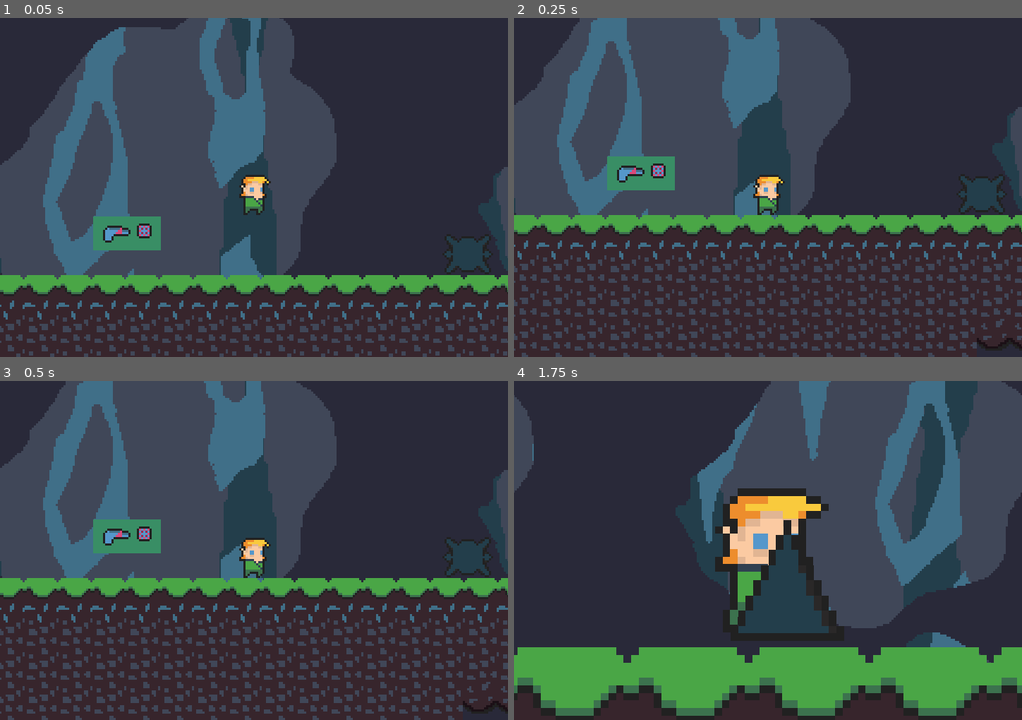
Above: before the commit, frames 1-4 (two rows, left to right).
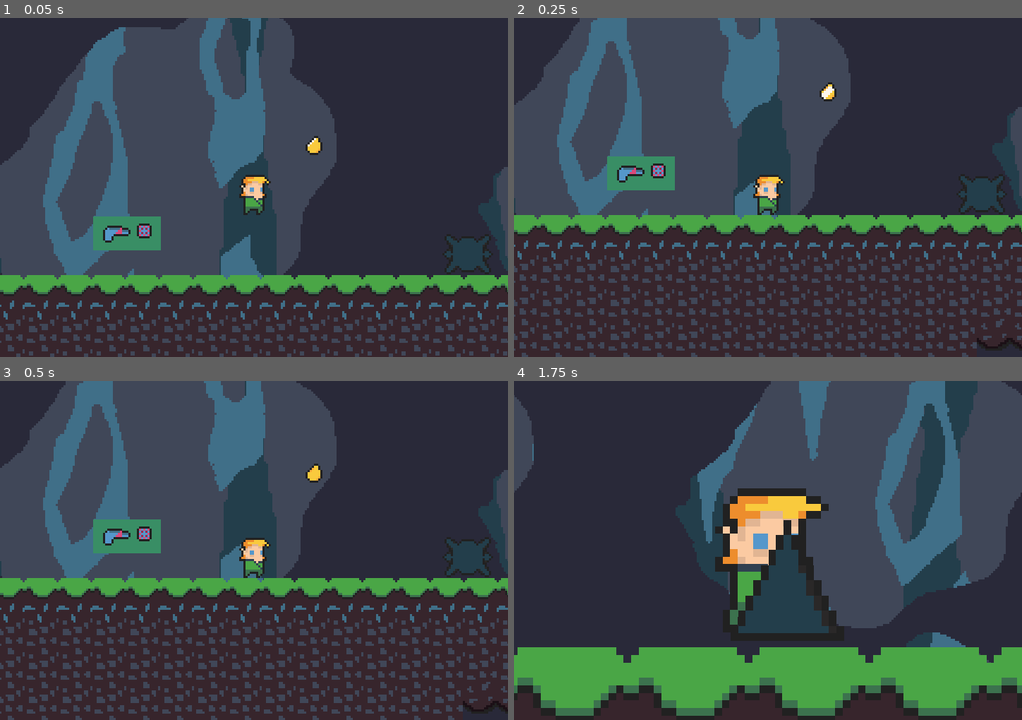
Above: after the commit, the same moments.

Repository: jotson/FantasticJetMan
Game: Godot game, scene res://scenes/General.tscn
The game is run twice, just before and just after one commit, with the same random seed, the same clock (stepped at 60 frames per second) and the same inputs.
Inputs (mouse positions are in pixels of both pictures, inside the frame that each line leads up to):
- Up to frame 1 (0.05 s): no input
- Up to frame 2 (0.25 s): no input
- Up to frame 3 (0.5 s): no input
- Up to frame 4 (1.75 s): move the mouse to (879, 533) at 0.52 s; hold Right (ui_right) from 0.53 s (still down); tap D (confirm_throw) at 0.6 s; tap A (jump) at 0.77, 1.07, 1.52, 1.55 s; click (879, 533) at 0.8 s; move the mouse to (666, 567) at 1.27 s; click (666, 567) at 1.35 s

The runs differ from the first frame. In frame 1, 0.1% of the frame differs, in the area x 60-64%, y 34-41%; in frame 2, 0.1%; in frame 3, 0.1%; in frame 4, nothing differs.

Commit message:
Implement carrying and throwing treasure

Diff:
--- a/project.godot
+++ b/project.godot
@@ -23,7 +23,6 @@
 
 window/size/width=240
 window/size/height=160
-window/size/fullscreen=true
 window/size/test_width=960
 window/size/test_height=640
 window/stretch/mode="2d"
@@ -51,6 +50,11 @@
 "events": [ Object(InputEventKey,"resource_local_to_scene":false,"resource_name":"","device":0,"alt":false,"shift":false,"control":false,"meta":false,"command":false,"pressed":false,"scancode":68,"unicode":0,"echo":false,"script":null)
  ]
 }
+throw_treasure={
+"deadzone": 0.5,
+"events": [ Object(InputEventMouseButton,"resource_local_to_scene":false,"resource_name":"","device":0,"alt":false,"shift":false,"control":false,"meta":false,"command":false,"button_mask":0,"position":Vector2( 0, 0 ),"global_position":Vector2( 0, 0 ),"factor":1.0,"button_index":1,"pressed":false,"doubleclick":false,"script":null)
+ ]
+}
 
 [rendering]
 
--- a/scenes/General.tscn
+++ b/scenes/General.tscn
@@ -7,6 +7,7 @@
 [ext_resource path="res://scenes/obstacles/Spear.tscn" type="PackedScene" id=5]
 [ext_resource path="res://scenes/obstacles/SpikyBall.tscn" type="PackedScene" id=6]
 [ext_resource path="res://assets/charater/TheGun-Sheet-Sheet-Sheet.png" type="Texture" id=7]
+[ext_resource path="res://scenes/player/Treasure.tscn" type="PackedScene" id=8]
 
 [sub_resource type="ConvexPolygonShape2D" id=1]
 points = PoolVector2Array( 0, 0, 16, 0, 16, 16, 0, 16 )
@@ -326,3 +327,5 @@
 
 [node name="GroundSpike" parent="Obstacles" instance=ExtResource( 4 )]
 position = Vector2( 537.893, 587.833 )
+
+[node name="Treasure" parent="." instance=ExtResource( 8 )]
--- /dev/null
+++ b/scenes/Treasure.gd
@@ -0,0 +1,23 @@
+extends RigidBody2D
+
+
+export (Vector2) var force = Vector2(0, 0);
+onready var player;
+onready var anim = $AnimationPlayer
+
+# Called when the node enters the scene tree for the first time.
+func _ready():
+	anim.play('idle')
+
+func throw(direction):
+	print('Got a on throw treasure event')
+	# The direction depends on the player and is either 1 or -1
+	force.x *= direction
+	apply_impulse(Vector2(), force);
+
+func _on_Treasure_body_entered(body):
+	# Player has the method 'pick_up_treasure'
+	if body.has_method('pick_up_treasure'):
+		hide();
+		body.pick_up_treasure()
+		queue_free()
--- a/scenes/player/Player.gd
+++ b/scenes/player/Player.gd
@@ -17,8 +17,13 @@
 onready var current_anim;
 onready var next_anim;
 
+# Treasure Assets
+onready var treasureSprite = get_node("Treasure")
+export (Vector2) var treasure_throw_force = Vector2(0, 0);
+onready var treasureScene = preload("res://scenes/player/Treasure.tscn");
+
 # States
-onready var STATES = ['jump', 'airborne', 'throwing', 'idle', 'running', 'bounce'];
+onready var STATES = ['jump', 'airborne', 'throwing', 'idle', 'running', 'bounce', 'holding_treasure'];
 
 onready var next_state = 'idle';
 onready var current_state = 'idle'; # just to set it to something;
@@ -26,11 +31,7 @@
 onready var is_jumping = false;
 onready var is_throwing = false;
 onready var bounce_in_queue = false;
-
-# Signals
-
-signal start_throwing;
-signal confirm_throw;
+onready var is_carrying_treasure = false;
 
 ### JUMP PAD
 
@@ -72,6 +73,8 @@
 		emit_signal("confirm_throw")
 
 func _physics_process(delta):
+	# throw treasure
+	throw_treasure()
 	# move
 	velocity.x = lerp( velocity.x, 0, ground_deceleration * delta )
 	velocity.y += gravity * delta;
@@ -189,3 +192,20 @@
 
 func get_hurt():
 	next_state = 'game_over';
+
+func pick_up_treasure():
+	treasureSprite.show()
+	is_carrying_treasure = true;
+	pass
+
+func throw_treasure():
+	if Input.is_action_just_pressed("throw_treasure") and is_carrying_treasure:
+		var treasureInstance = treasureScene.instance()
+		treasureInstance.position = treasureSprite.position
+		add_child(treasureInstance)
+		var direction = 1;
+		if playerSprite.flip_h:
+			direction = -1;
+		treasureInstance.throw(direction)
+		treasureSprite.hide()
+		is_carrying_treasure = false;
--- a/scenes/player/Player.tscn
+++ b/scenes/player/Player.tscn
@@ -1,10 +1,11 @@
-[gd_scene load_steps=11 format=2]
+[gd_scene load_steps=12 format=2]
 
 [ext_resource path="res://assets/parallax/3.png" type="Texture" id=1]
 [ext_resource path="res://assets/charater/placeholderPlayerSpritesheet.png" type="Texture" id=2]
 [ext_resource path="res://scenes/player/Player.gd" type="Script" id=3]
 [ext_resource path="res://assets/parallax/4.png" type="Texture" id=4]
 [ext_resource path="res://assets/parallax/2.png" type="Texture" id=5]
+[ext_resource path="res://assets/charater/treasure-Sheet.png" type="Texture" id=6]
 
 [sub_resource type="RectangleShape2D" id=1]
 extents = Vector2( 5.63614, 9.1318 )
@@ -151,3 +152,9 @@
 anims/death = SubResource( 3 )
 anims/idle = SubResource( 4 )
 anims/running = SubResource( 5 )
+
+[node name="Treasure" type="Sprite" parent="."]
+visible = false
+position = Vector2( 0, -16.3373 )
+texture = ExtResource( 6 )
+hframes = 6
--- /dev/null
+++ b/scenes/player/Treasure.tscn
@@ -0,0 +1,50 @@
+[gd_scene load_steps=6 format=2]
+
+[ext_resource path="res://assets/charater/treasure-Sheet.png" type="Texture" id=1]
+[ext_resource path="res://scenes/Treasure.gd" type="Script" id=2]
+
+[sub_resource type="PhysicsMaterial" id=1]
+
+[sub_resource type="CircleShape2D" id=2]
+radius = 4.74962
+
+[sub_resource type="Animation" id=3]
+resource_name = "idle"
+length = 2.0
+loop = true
+step = 0.05
+tracks/0/type = "value"
+tracks/0/path = NodePath("Sprite:frame")
+tracks/0/interp = 1
+tracks/0/loop_wrap = true
+tracks/0/imported = false
+tracks/0/enabled = true
+tracks/0/keys = {
+"times": PoolRealArray( 0, 0.1, 0.2, 0.3, 0.4, 0.5 ),
+"transitions": PoolRealArray( 1, 1, 1, 1, 1, 1 ),
+"update": 1,
+"values": [ 1, 2, 3, 4, 5, 0 ]
+}
+
+[node name="Treasure" type="RigidBody2D"]
+position = Vector2( 88.1429, -41.8696 )
+mode = 2
+physics_material_override = SubResource( 1 )
+contacts_reported = 2
+contact_monitor = true
+script = ExtResource( 2 )
+__meta__ = {
+"_edit_group_": true
+}
+force = Vector2( 40, -60 )
+
+[node name="Sprite" type="Sprite" parent="."]
+texture = ExtResource( 1 )
+hframes = 6
+
+[node name="CollisionShape2D" type="CollisionShape2D" parent="."]
+shape = SubResource( 2 )
+
+[node name="AnimationPlayer" type="AnimationPlayer" parent="."]
+anims/idle = SubResource( 3 )
+[connection signal="body_entered" from="." to="." method="_on_Treasure_body_entered"]
Binary file added: assets/charater/treasure-Sheet.png
Not shown, added: assets/charater/treasure-Sheet.png.import
Binary file added: assets/charater/treasure.aseprite
Not shown: 1 places in scenes/General.tscn that only renumber resources
